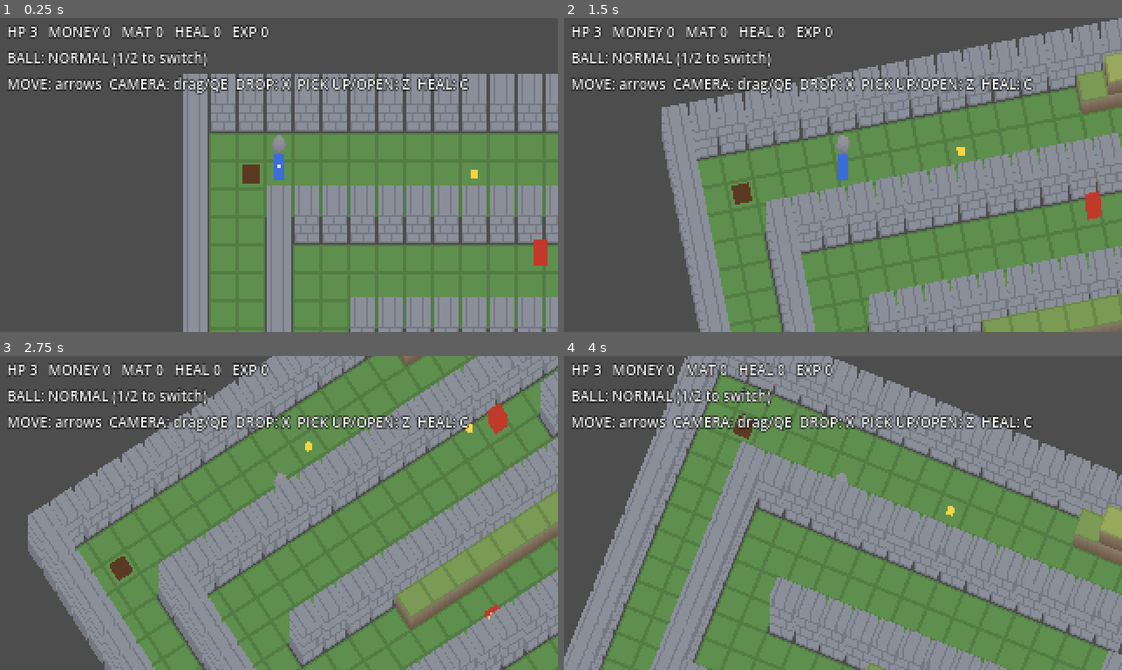
Above: before the commit, frames 1-4 (two rows, left to right).
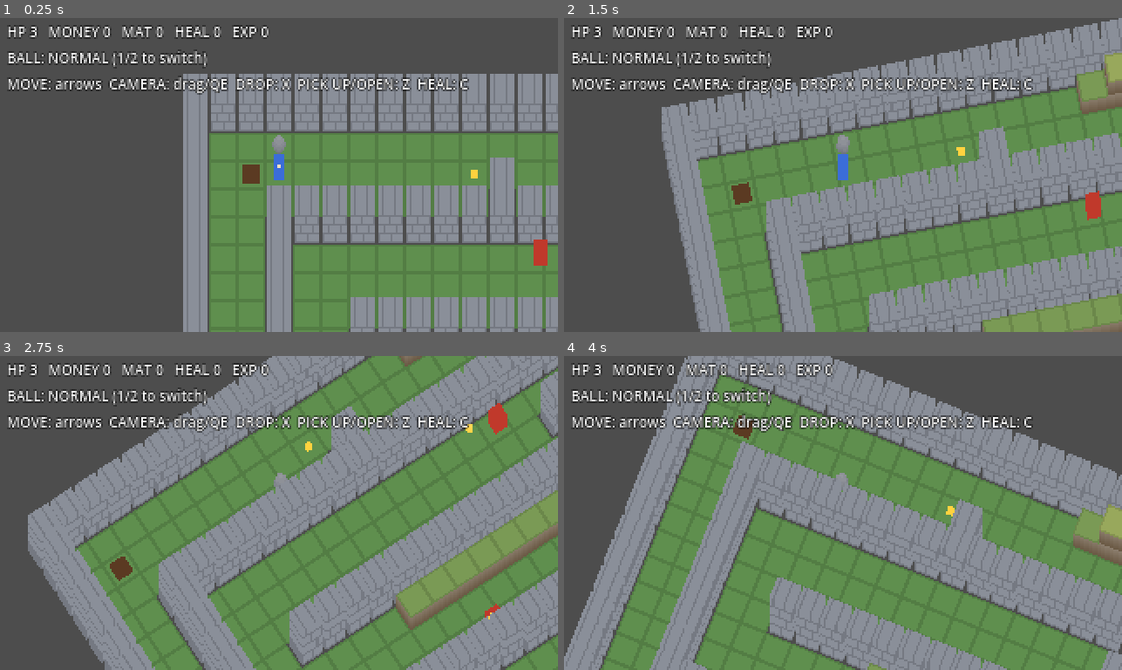
Above: after the commit, the same moments.

Repository: MiyazakiTakumi-724/dot-3d-game
Game: Godot game, scene res://scenes/area_02.tscn
Same seed, same stepped clock (60 frames per second), same inputs: the game is played once before the commit and once after it.
Inputs (mouse positions are in pixels of both pictures, inside the frame that each line leads up to):
- Up to frame 1 (0.25 s): no input
- Up to frame 2 (1.5 s): tap Enter at 0.5 s; move the mouse to (965, 159) at 0.52 s; hold Right 0.53-1.25 s; hold Shift 0.53-1.25 s; click (965, 159) at 0.67 s; drag from (731, 190) to (815, 237) at 1.27 s
- Up to frame 3 (2.75 s): move the mouse to (334, 443) at 2.02 s; hold Right from 2.03 s (still down); tap Ctrl at 2.1 s
- Up to frame 4 (4 s): release Right at 2.75 s; drag from (815, 575) to (675, 465) at 2.77 s; move the mouse to (1010, 560) at 3.52 s; hold Left from 3.53 s (still down); tap C at 3.6 s

The runs differ from the first frame. In frame 1, 0.4% of the frame differs, in the area x 87-93%, y 44-64%; in frame 2, 0.4%; in frame 3, 0.4%; in frame 4, 0.5%, in the area x 69-75%, y 45-59%.

Commit message:
fix: 安全地帯に敵が来ないよう仕切りを足す・再開した瞬間に古い敵が撃たないようにする
Co-Authored-By: Claude Opus 5.5 <noreply@anthropic.com>
Claude-Session: https://claude.ai/code/session_01V8ZRqMy3Fk13HeuYJHLPNU

Diff:
--- a/scripts/game/area_02.gd
+++ b/scripts/game/area_02.gd
@@ -4,11 +4,12 @@
 
 ## 数字 = 高さ（段）、# = 壁、_ = 奈落、C = チェックポイント、D = 扉、G = ゴール
 ## 左上の安全地帯から、帯状の道を右・左と折り返して下へ進む。左端の縦の通路は、扉を開けると近道になる。
+## 3行目の x=11 の壁は、1番目の帯の敵が安全地帯まで歩いてこないための仕切り。
 const LAYOUT := [
 	"################################################",
 	"#0000000000000012333333333210000000000000000000#",
 	"#0C00000000000000033333333000000000000000000000#",
-	"#0000000000000000000000000000000000000000000000#",
+	"#0000000000#00000000000000000000000000000000000#",
 	"#00##########################################00#",
 	"#00#0000000000000000000000000000000000000000000#",
 	"#00#00000000000000#0000000#0000000#000000000000#",
@@ -177,6 +178,9 @@
 func respawn() -> void:
 	for e in enemies:
 		if is_instance_valid(e):
+			# queue_free した敵も、このフレームの残りで _process が走って弾を撃てるので、先に切り離す
+			e.shot.disconnect(_on_enemy_shot)
+			e.set_process(false)
 			e.queue_free()
 	enemies.clear()
 	_spawn_enemies()
--- a/tests/test_area_02.gd
+++ b/tests/test_area_02.gd
@@ -165,3 +165,12 @@
 	assert_false(area.player.controllable)
 	_finish_death()
 	assert_true(area.player.controllable)
+
+func test_old_enemy_shot_after_respawn_is_ignored():
+	var old: Enemy = area.enemies[0]
+	area.kill_player(false)
+	_finish_death()
+	var b := Bullet.new()
+	b.pos = area.player.mover.pos + Vector2(40, 0)
+	old.shot.emit(b)
+	assert_eq(area._bullets.size(), 0)
--- a/tests/test_area_02_layout.gd
+++ b/tests/test_area_02_layout.gd
@@ -69,3 +69,22 @@
 		var c := Vector2i(area.PLAYER_START.x + dx, area.PLAYER_START.y)
 		assert_false(area.map.is_wall(c))
 		assert_eq(area.map.get_height(c), 0)
+
+## 敵が往復する範囲のどこからも、安全地帯（チェックポイントの周り）へ弾が届かない
+func test_no_enemy_can_shoot_into_safe_zone():
+	var targets: Array[Vector2i] = [area.PLAYER_START]
+	for dy in [-1, 0, 1]:
+		for dx in [-1, 0, 1]:
+			targets.append(area.checkpoint + Vector2i(dx, dy))
+	for e in area.ENEMIES:
+		var w := EnemyWalker.new(area.map, e[0], e[1])
+		for i in 2000:
+			w.step(0.05)
+			for t in targets:
+				var to := HeightMap.cell_center(t)
+				if w.pos.distance_to(to) > Enemy.SHOOT_RANGE:
+					continue
+				assert_true(Bullet._first_wall_on_path(w.pos, to, area.map) >= 0.0,
+					"%s の敵が %s から %s を撃てる" % [e[0], w.cell(), t])
+				if Bullet._first_wall_on_path(w.pos, to, area.map) < 0.0:
+					return
Not shown, changed: CLAUDE.md
